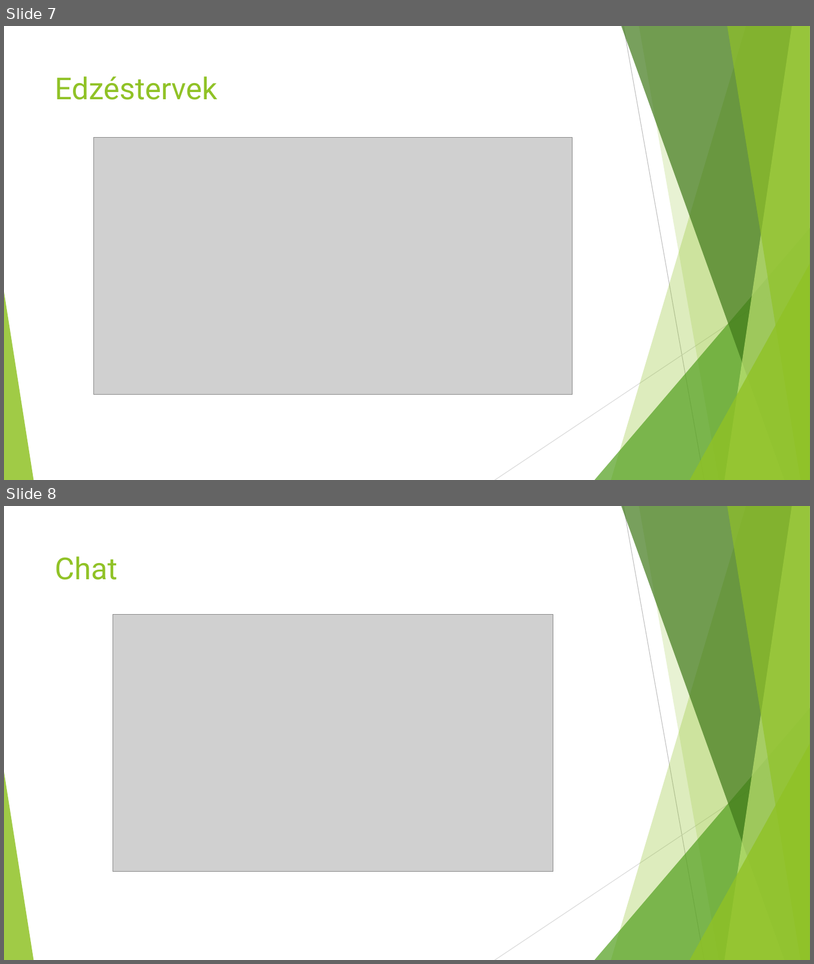
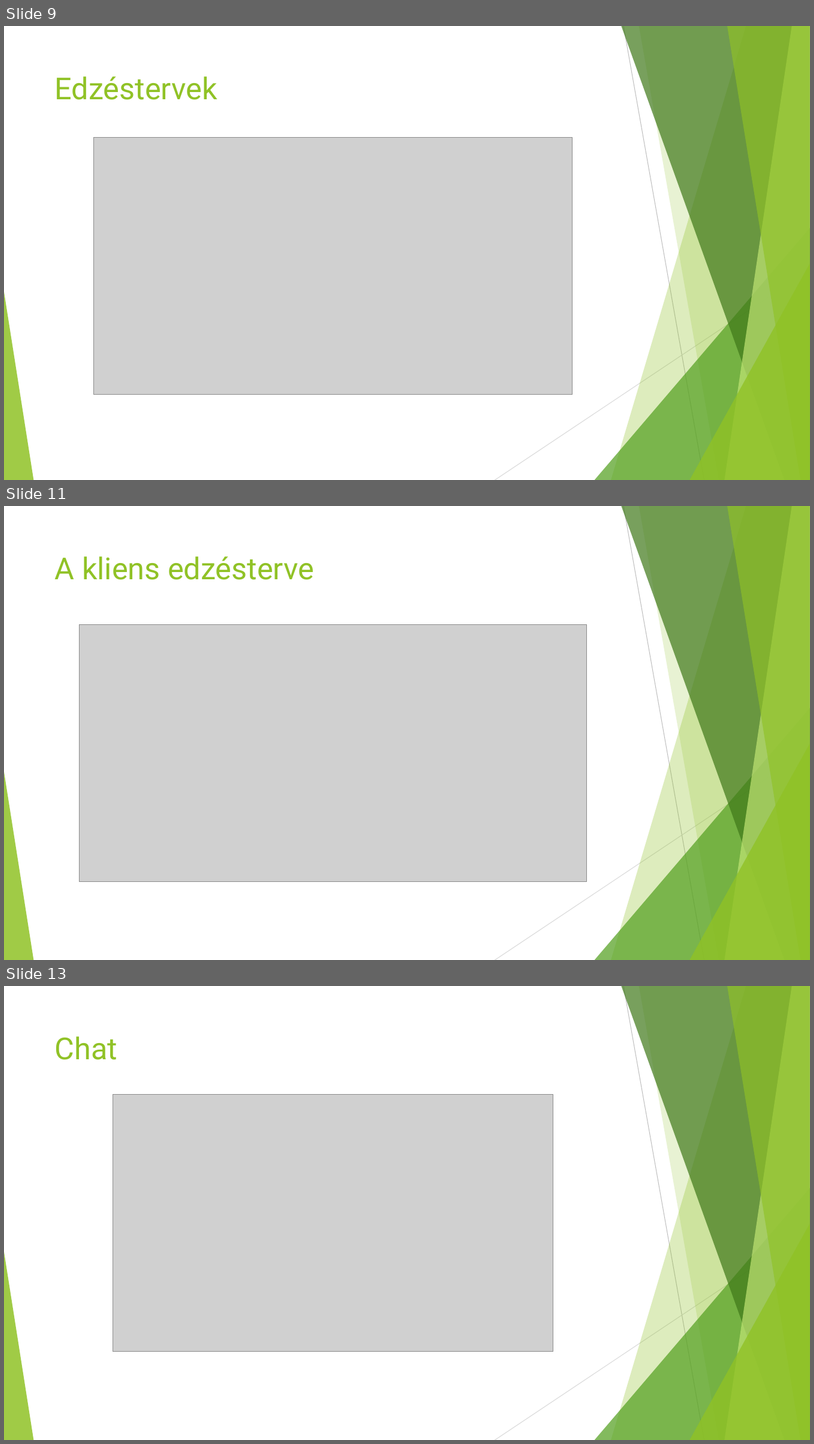
Before and after one commit to SzaboRichard01/2023_Zaroprojekt, a slide deck: ShineGym&Fit edzésterv és étrendösszeállító webalkalmazás Szabó Richárd - Híves Sebastian.pptx. Shown one above the other, each under a label of ours: slides 7 and 8 before the commit, slides 9, 11 and 13 after it; the slides between them are not shown. The pictures are 814x964 and 814x1444 pixels, drawn with LibreOffice and Linux fonts; fonts in the diff are those of the drawing; grey boxes stand for pictures. Boxes give left, top, right and bottom in pixels: in the first picture for what was removed or moved away, otherwise in the second. Text is boxed around its words. In the diff, an @@ line names an element or a change of style, - is before the commit and + after.

Commit message:
ppt felvitel & kliens profil adatok

```diff
--- a/ShineGym&Fit edzésterv és étrendösszeállító webalkalmazás Szabó Richárd - Híves Sebastian.pptx
+++ b/ShineGym&Fit edzésterv és étrendösszeállító webalkalmazás Szabó Richárd - Híves Sebastian.pptx
@@ slide 11 added at (4,506,810,960), background #FFFFFF; not listed: 10 template elements that a slide beside it also shows @@
@@ title added at (55,556,314,580), 36 pt, text #90C226 @@
+A kliens edzésterve
@@ picture added at (79,625,587,881) @@
@@ what was slide 7 is now slide 9 @@
@@ what was slide 8 is now slide 13 @@
```
Also in this commit, not shown: 1 slide changed, 4 other slides added.
